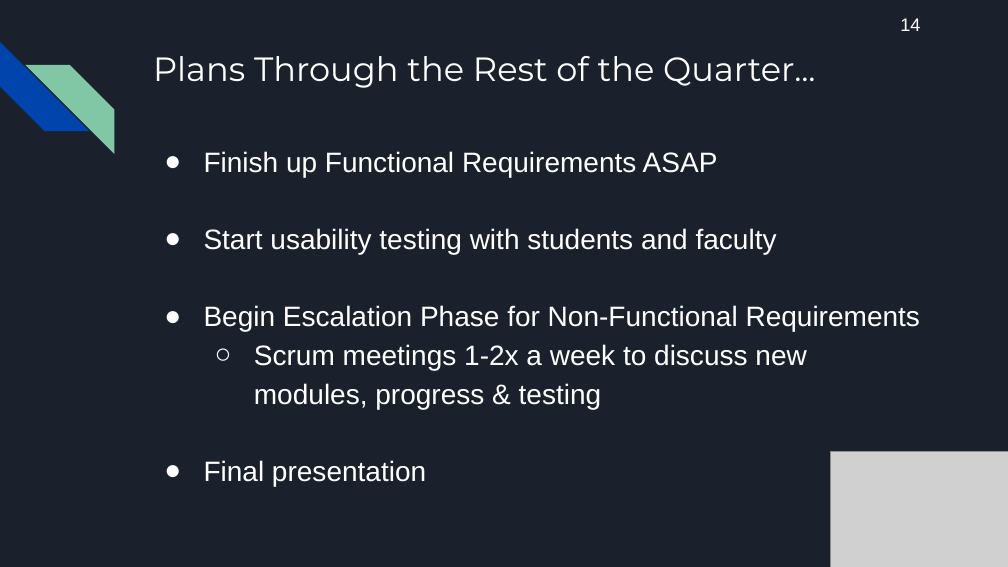
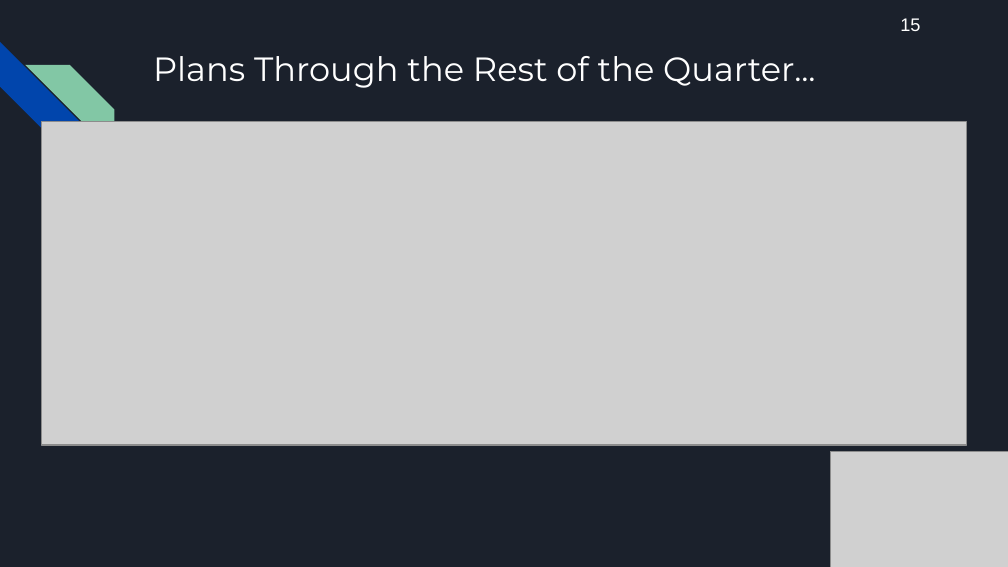
Before and after one commit to haileydhanens/CWU_AriGato, a slide deck: slide 16 of Documentation/AriGato Presentation #2 (1_31_2019).pptx (slide 15 before the commit). Drawn at 1008x567 pixels with LibreOffice and Linux fonts; fonts in the diff are those of the drawing; grey boxes stand for pictures. Boxes give left, top, right and bottom in pixels: in the first picture for what was removed or moved away, otherwise in the second. Text is boxed around its words. In the diff, an @@ line names an element or a change of style, - is before the commit and + after.

```diff
--- a/Documentation/AriGato Presentation #2 (1_31_2019).pptx
+++ b/Documentation/AriGato Presentation #2 (1_31_2019).pptx
@@ text at (900, 18, 920, 31): text changed @@
-14
+15
@@ picture added at (41, 122, 968, 446) @@
@@ text removed at (204, 151, 920, 486) @@
-● Finish up Functional Requirements ASAP
-● Start usability testing with students and faculty
-● Begin Escalation Phase for Non-Functional Requirements
-  ○ Scrum meetings 1-2x a week to discuss new
-modules, progress & testing
-● Final presentation
```
Also in this commit, not shown: 10 other slides changed, 4 slides added, 2 slides removed, 1 other file.
